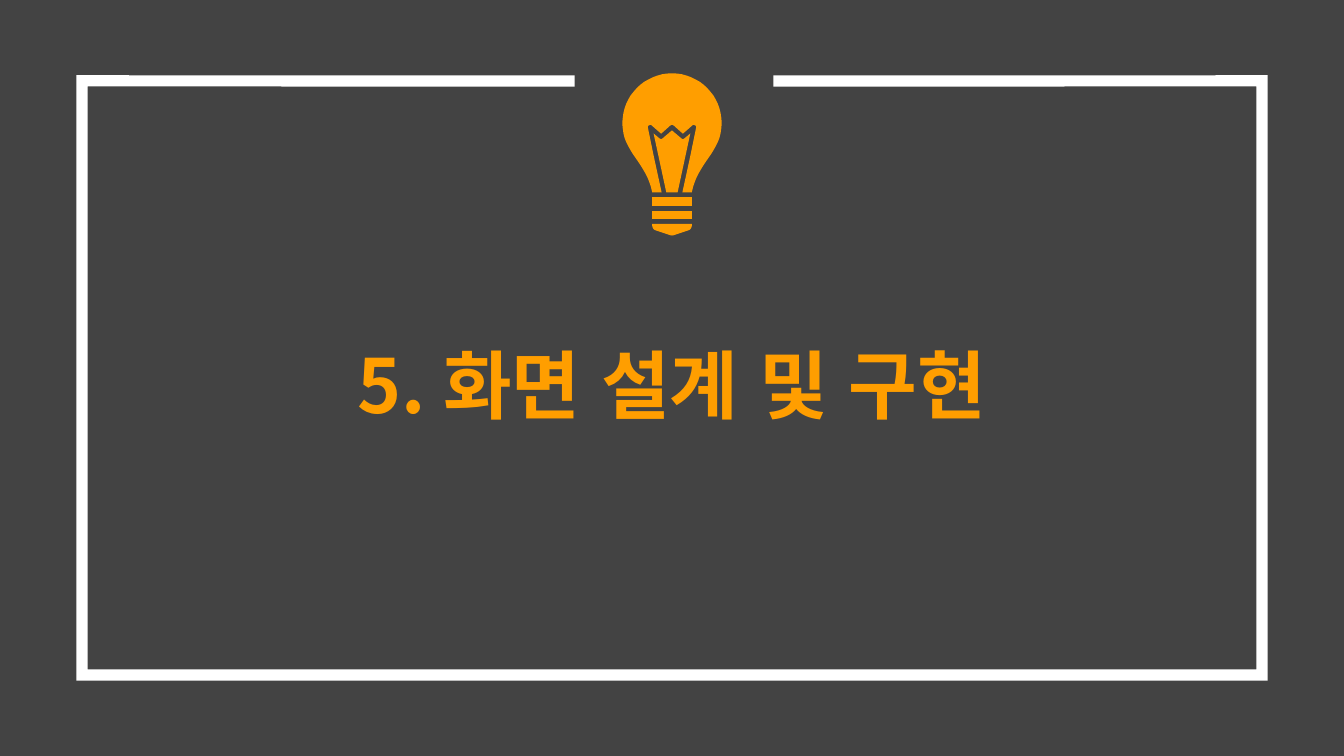
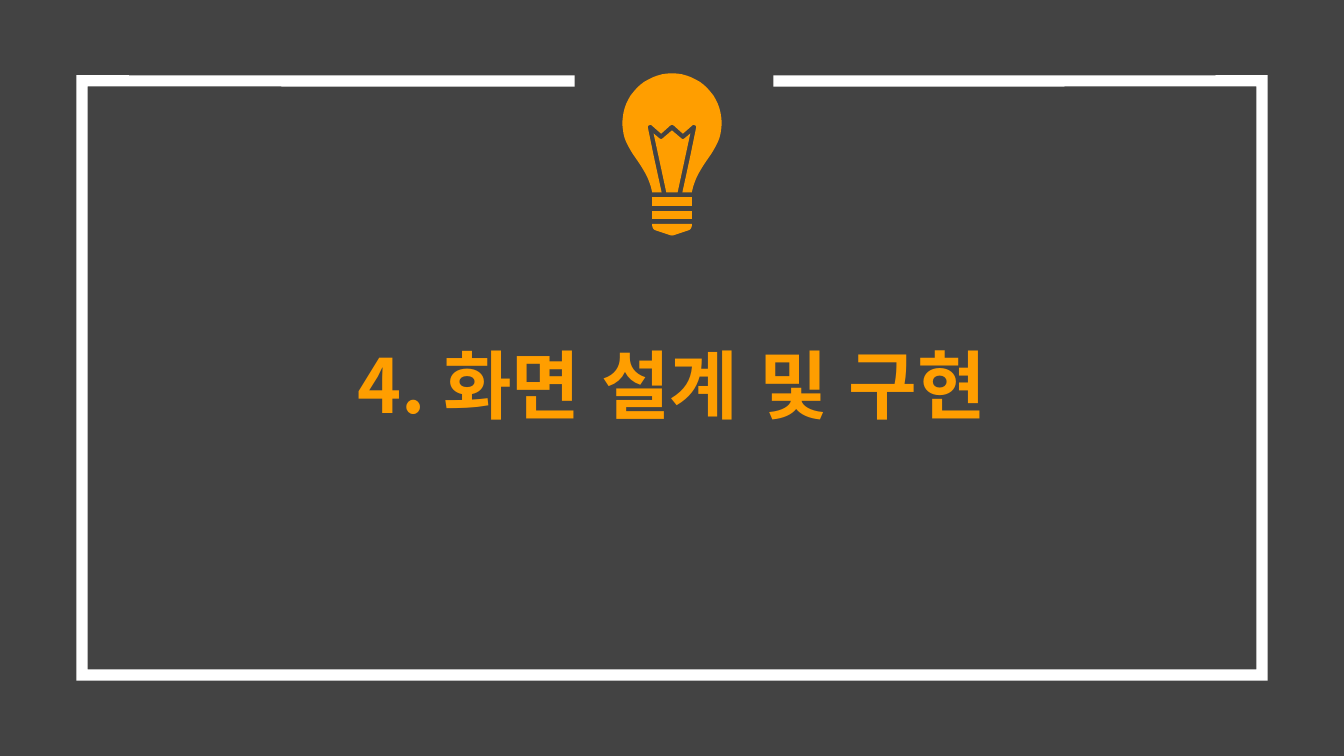
Before and after one commit to hhsw07/ezen-academy-projects, a slide deck: slide 13 of 0 발표용 파워포인트/0508 1차발표/0508 project06 - 파워포인트 종합.pptx (slide 16 before the commit). Drawn at 1344x756 pixels with LibreOffice and Linux fonts; fonts in the diff are those of the drawing. Boxes give left, top, right and bottom in pixels: in the first picture for what was removed or moved away, otherwise in the second. Text is boxed around its words. In the diff, an @@ line names an element or a change of style, - is before the commit and + after.

```diff
--- a/0 발표용 파워포인트/0508 1차발표/0508 project06 - 파워포인트 종합.pptx
+++ b/0 발표용 파워포인트/0508 1차발표/0508 project06 - 파워포인트 종합.pptx
@@ title at (x1=358, y1=350, x2=986, y2=420): text changed @@
-5. 화면 설계 및 구현
+4. 화면 설계 및 구현
```
Also in this commit, not shown: 7 other slides changed, 10 slides added, 12 slides removed.
